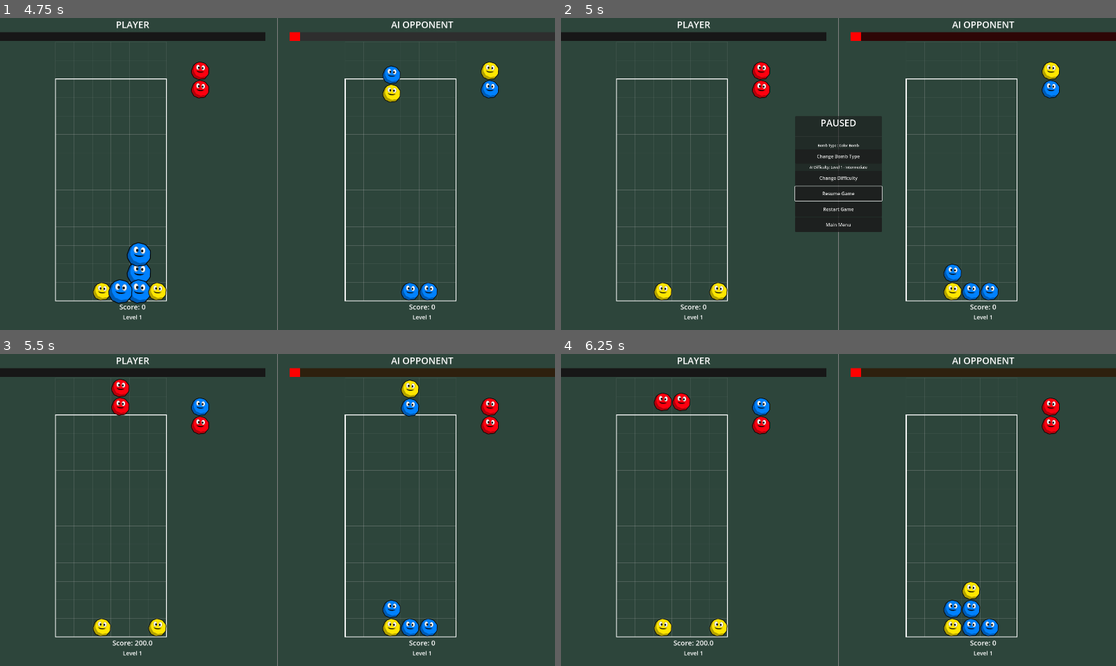
Above: before the commit, frames 1-4 (two rows, left to right).
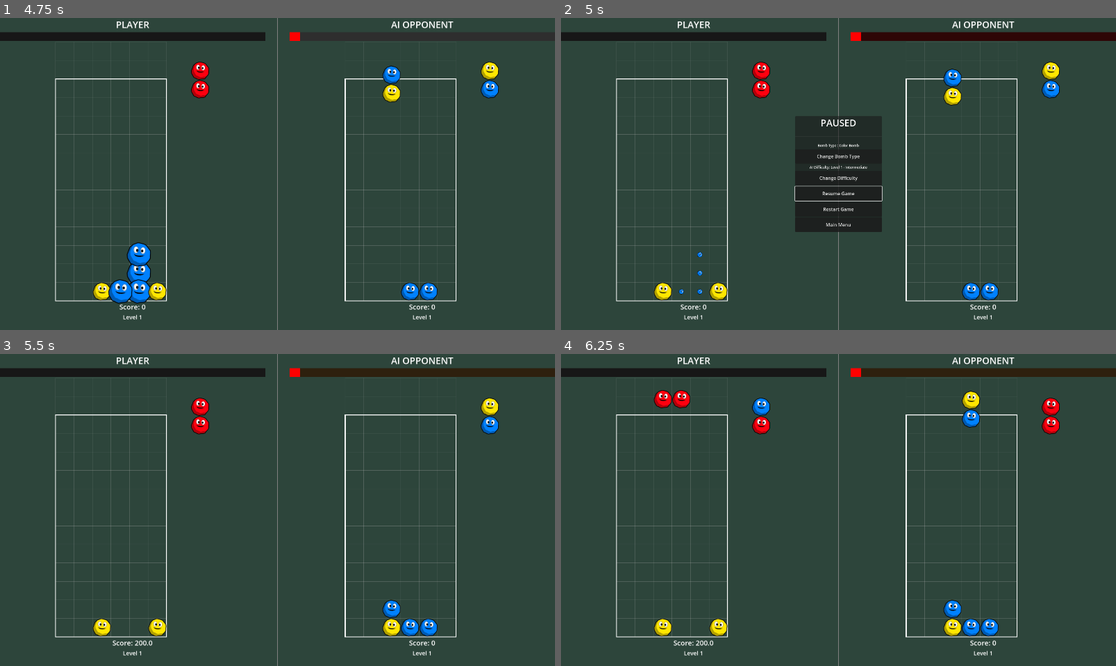
Above: after the commit, the same moments.

Repository: csmallfield/PuyoPuyo
Game: Godot game, scene res://scenes/MainMenu.tscn
Two runs of this game, one before a commit and one after it. Both use one fixed random seed, a clock stepped at 60 frames per second and the inputs below. The engine's default icon, where the game draws it, is replaced by a stand-in: a white triangle on a blue panel in a dark square.
Inputs (mouse positions are in pixels of both pictures, inside the frame that each line leads up to):
- Up to frame 1 (4.75 s): click "VS Computer" at 0.5 s; move the mouse to (399, 158) at 1.27 s; hold Right (move_right) 1.28-2.03 s; hold Space (fast_drop) 1.28-2.03 s; move the mouse to (166, 189) at 2.02 s; hold Down (move_down) 2.03-2.78 s; tap Up (rotate_piece) at 2.1, 3.6 s; move the mouse to (333, 105) at 2.77 s; hold Space (fast_drop) 2.78-3.53 s; hold Right (move_right) 2.78-4.28 s; move the mouse to (249, 236) at 3.52 s; move the mouse to (444, 220) at 4.27 s; hold Left (move_left) from 4.28 s (still down); hold Space (fast_drop) from 4.28 s (still down)
- Up to frame 2 (5 s): keep holding Left (move_left); keep holding Space (fast_drop); tap P (pause) at 4.9 s
- Up to frame 3 (5.5 s): release Left (move_left) at 5 s; release Space (fast_drop) at 5 s; click "Resume Game" at 5 s
- Up to frame 4 (6.25 s): move the mouse to (672, 463) at 5.77 s; hold Left (move_left) from 5.78 s (still down); tap Up (rotate_piece) at 5.85 s

Frame 1 is identical in both runs. In frame 2, 0.6% of the frame differs, in the area x 21-73%, y 16-91%; in frame 3, 1.0%, in the area x 20-90%, y 8-26%; in frame 4, 0.9%.

Commit message:
fixed the pause menu
now it really pauses the game correctly instead of letting the AI finish it's move.

Diff:
--- a/puyopuyo_prototype/scripts/AIController.gd
+++ b/puyopuyo_prototype/scripts/AIController.gd
@@ -983,33 +983,37 @@
 	var rotations_needed = (target_rotation - current_rotation) % 4
 
 	for i in range(rotations_needed):
-		if not grid or not grid.current_piece_pair:  # Add check in loop
+		if not grid or not grid.current_piece_pair:
 			return
 		grid.rotate_piece()
-		await get_tree().create_timer(move_animation_speed).timeout
+		# CHANGED: Added false parameter to respect pause
+		await get_tree().create_timer(move_animation_speed, false).timeout
 
 	# Move to target column
-	if not grid or not grid.current_piece_pair:  # Add check before getting position
+	if not grid or not grid.current_piece_pair:
 		return
 	var current_column = int(grid.current_piece_pair.grid_position.x)
 	var columns_to_move = target_column - current_column
 
 	if columns_to_move > 0:
 		for i in range(columns_to_move):
-			if not grid or not grid.current_piece_pair:  # Add check in loop
+			if not grid or not grid.current_piece_pair:
 				return
 			grid.move_piece_horizontal(1)
-			await get_tree().create_timer(move_animation_speed).timeout
+			# CHANGED: Added false parameter to respect pause
+			await get_tree().create_timer(move_animation_speed, false).timeout
 	elif columns_to_move < 0:
 		for i in range(abs(columns_to_move)):
-			if not grid or not grid.current_piece_pair:  # Add check in loop
+			if not grid or not grid.current_piece_pair:
 				return
 			grid.move_piece_horizontal(-1)
-			await get_tree().create_timer(move_animation_speed).timeout
+			# CHANGED: Added false parameter to respect pause
+			await get_tree().create_timer(move_animation_speed, false).timeout
 
 	# Fast drop
-	await get_tree().create_timer(0.2).timeout
-	if not grid or not grid.current_piece_pair:  # Add check before fast drop
+	# CHANGED: Added false parameter to respect pause
+	await get_tree().create_timer(0.2, false).timeout
+	if not grid or not grid.current_piece_pair:
 		return
 	grid.fast_drop_piece()
 
--- a/puyopuyo_prototype/scripts/VSMode.gd
+++ b/puyopuyo_prototype/scripts/VSMode.gd
@@ -58,16 +58,13 @@
 const AIController = preload("res://scripts/AIController.gd")
 
 func _ready():
-	# Set process mode to always so pause doesn't affect this
-	process_mode = Node.PROCESS_MODE_ALWAYS
+	# Set process mode to WHEN_PAUSED for the pause panel to work during pause
+	pause_panel.process_mode = Node.PROCESS_MODE_WHEN_PAUSED
+	result_panel.process_mode = Node.PROCESS_MODE_WHEN_PAUSED
 
 	# Connect result panel buttons
 	result_restart_button.connect("pressed", _on_result_restart_pressed)
 	result_menu_button.connect("pressed", _on_result_menu_pressed)
-
-	if change_bomb_type_button:
-		change_bomb_type_button.connect("pressed", _on_change_bomb_type_pressed)
-
 
 	# Connect pause panel buttons
 	difficulty_label.text = get_difficulty_text(ai_difficulty_level)
@@ -75,6 +72,10 @@
 	pause_resume_button.connect("pressed", _on_pause_resume_pressed)
 	pause_restart_button.connect("pressed", _on_pause_restart_pressed)
 	pause_menu_button.connect("pressed", _on_pause_menu_pressed)
+
+	# Connect bomb type button
+	if change_bomb_type_button:
+		change_bomb_type_button.connect("pressed", _on_change_bomb_type_pressed)
 
 	# Connect to GameState score changes
 	GameState.connect("score_changed", _on_global_score_changed)
@@ -352,17 +353,10 @@
 		return
 
 	if not is_paused:
-		# Pause the game
+		# Pause the game using Godot's pause system
 		is_paused = true
 		pause_panel.show()
-
-		# Stop grid processing
-		if player_grid:
-			player_grid.set_process(false)
-		if ai_grid:
-			ai_grid.set_process(false)
-		if ai_controller:
-			ai_controller.set_process(false)
+		get_tree().paused = true
 
 		# Grab focus on resume button
 		await get_tree().create_timer(0.01).timeout
@@ -371,14 +365,7 @@
 		# Unpause the game
 		is_paused = false
 		pause_panel.hide()
-
-		# Resume grid processing
-		if player_grid:
-			player_grid.set_process(true)
-		if ai_grid:
-			ai_grid.set_process(true)
-		if ai_controller:
-			ai_controller.set_process(true)
+		get_tree().paused = false
 
 func _on_pause_resume_pressed():
 	toggle_pause()
@@ -387,12 +374,7 @@
 	# Unpause first if needed
 	if is_paused:
 		is_paused = false
-		if player_grid:
-			player_grid.set_process(true)
-		if ai_grid:
-			ai_grid.set_process(true)
-		if ai_controller:
-			ai_controller.set_process(true)
+		get_tree().paused = false
 	start_new_game()
 
 func _on_pause_menu_pressed():
@@ -403,13 +385,8 @@
 	# Unpause first if needed
 	if is_paused:
 		is_paused = false
-		if player_grid:
-			player_grid.set_process(true)
-		if ai_grid:
-			ai_grid.set_process(true)
-		if ai_controller:
-			ai_controller.set_process(true)
-	get_tree().change_scene_to_file("res://scenes/MainMenu.tscn")
+		get_tree().paused = false
+	get_tree().change_scene_to_file("res://scenes/MainMenu.tsppcn")
 
 func _on_change_difficulty_pressed():
 	"""Cycle through AI difficulty levels"""
